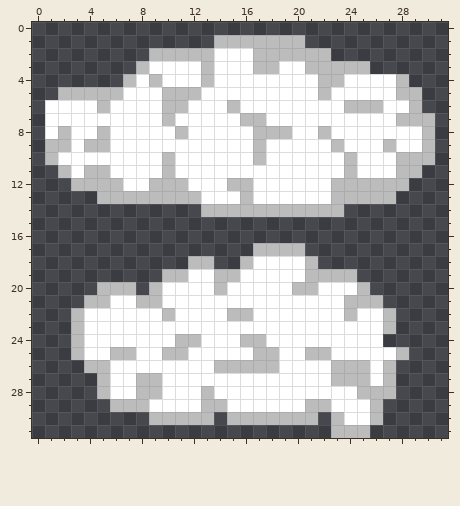
A pixel-art sprite gets an edit: to_win_bee/data/image/Cloud.png. That is the earlier state.
The file is 64x64 pixels, drawn in blocks of 2x2; one block is one cell here. Colours within 5 levels of each other are drawn and written as one.
After the commit:
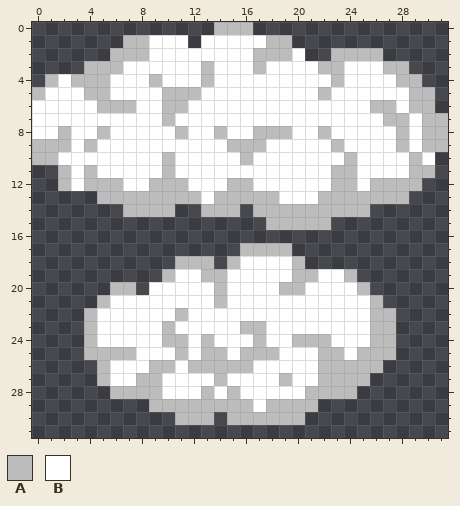
Palette (. is transparent): A #bcbcbc  B #ffffff
The edit:
@@ x 0..31 @@
- 0 ................................
- 1 ..............AAAAAAA...........
- 2 .........AAAAABBBAAAAAA.........
- 3 ........ABBBBABBBAABBAAAAA......
- 4 .......ABABBBABBBBBBBBAABBBBA...
- 5 ..AAAAABBBAAABBBBBBBBBABBBBBAA..
- 6 .BBBBABBBBAABBBABBBBBBBBAAABBA..
- 7 .BBBBBBBBBABBBBBAABBBBBBBBBBAAA.
- 8 .BABBABBBBBABBBBBAAABBABBBBBBBA.
- 9 .AABAABBBBBBBBBBBABBBBBABBBABBA.
-10 .ABBBBBBBBABBBBBBABBBBBBABBBAAA.
-11 ..ABAABBBBABBBBBBBBBBBBBABBBAA..
-12 ...AAAABBAAABBBAABBBBBBAAAAAA...
-13 .....AAAAAAAABBBABBBBBBAAAAA....
-14 .............AAAAAAAAAAA........
-15 ................................
+ 0 ..............AAA...............
+ 1 .......AABBB.BBBBBAA............
+ 2 ......AAABBBBBBBBAAAB..AAAA.....
+ 3 ....AAABBBBBBABBBABBBBAABBBAA...
+ 4 .ABAAABBBABBBABBBBBBBBBABBBBAA..
+ 5 ABBBAABBBBAAABBBBBBBBBABBBBBBAA.
+ 6 BBBBBAAABBAABBBBBBBBBBBBBBAABAA.
+ 7 BBBBBBBBBBABBBBBBBBBBBBBBBBAABAA
+ 8 BBABBABBBBBABBABBAAABBABBBBBABAA
+ 9 AAABABBBBBBBBBBAAABBBBBABBBBABAA
+10 AABBBBBBBBABBBBBABBBBBBBABBBBAB.
+11 ..ABABBBBBABBBBBBBBBBBBAABBBBAA.
+12 ..ABAAABBAAABBBAABBBBBBAABAAAA..
+13 .....AAAAAAAABAAAAABBBAAAAAAA...
+14 .......AAAA..AAA.AAAAAAAAA......
+15 ..................AAAAA.........
 16 ................................
-17 .................AAAA...........
-18 ............AA..ABBBBA..........
-19 ..........AABBAABBBBBAAAA.......
-20 .....AAA.ABBBBABBBBBAABBBA......
-21 ....AABBAABBBBBBBBBBBBBBAAA.....
-22 ...ABBBBBBABBBBAABBBBBBBABBA....
-23 ...ABBBBBBBBBBBBBBBBBBBBBBBA....
-24 ...ABBBBBBBAABBBAABBBBBBBBB.....
-25 ...ABBAABBAABBBBBAABBAABBBBBA...
-26 ....AABBBBBBBBAAAAABBBBAAABA....
-27 .....ABBAABBBBBBBBBBBBBAAABA....
-28 .....ABBAABBBABBBBBBBBBBBAAA....
-29 ......AAABBBBAABBBBBBAABBBA.....
-30 .........AAAAA.AAAAAAA.ABBA.....
-31 .......................AAA......
+17 ................AAAA............
+18 ...........AAA.ABBBBA...........
+19 ..........ABBAABBBBBAABBA.......
+20 ......AA.BBBBBABBBBAABBBBA......
+21 .....ABBBBBBBBABBBBBBBBBBBA.....
+22 ....ABBBBBBABBBBBBBBBBBBBBAA....
+23 ....ABBBBBABBBBBAABBBBBBBBAA....
+24 ....ABBBBBAABABBBABBAAABBBAA....
+25 ....AAAABBBABAABAAABBBAABAAA....
+26 .....ABBBAABAAAAABBBBBAAAAA.....
+27 .....ABBAABBBBABBBBABBAAAA......
+28 ......AAAABBBABABBBBBAAAA.......
+29 .........AAAAAAAABAAAA..........
+30 ...........AAA.AAAAAA...........
+31 ................................
Boxes around the changes in both pictures, in picture pixels (x1, y1, x2, y2):
changed: (32, 22, 448, 438)
